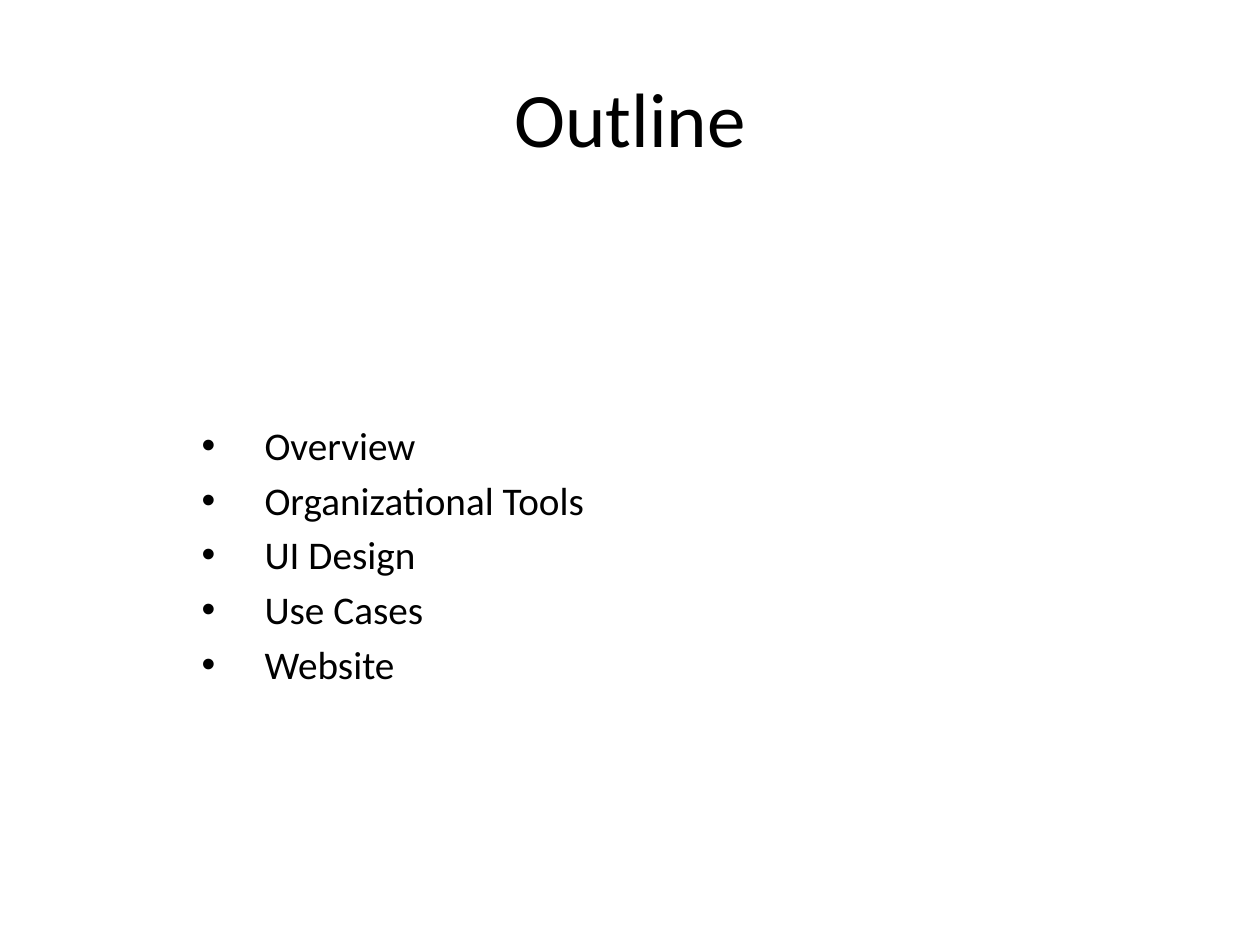
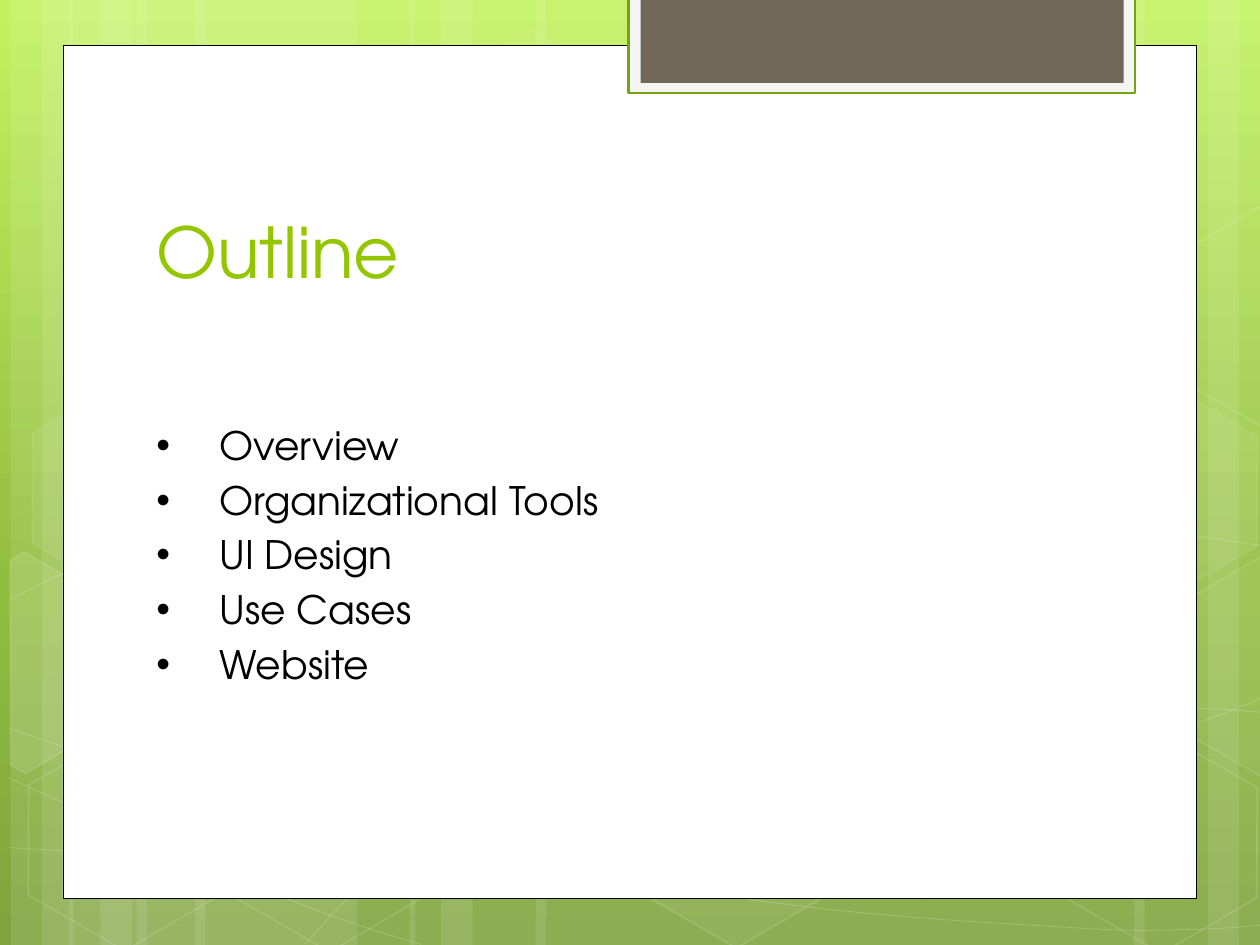
Before and after one commit to Ninjinkai/Couch-Level-Project, a slide deck: slide 2 of Final_Presentation.pptx. Drawn at 1260x945 pixels with LibreOffice and Linux fonts; fonts in the diff are those of the drawing. Boxes give left, top, right and bottom in pixels: in the first picture for what was removed or moved away, otherwise in the second. Text is boxed around its words. In the diff, an @@ line names an element or a change of style, - is before the commit and + after.

```diff
--- a/Final_Presentation.pptx
+++ b/Final_Presentation.pptx
@@ background #FFFFFF to gradient #C3F35F to #93BF3F to #81A53E @@
@@ rectangle added at bbox=[629, 0, 1135, 93], fill #F5F5F5, outline #74A510 1.25 pt @@
@@ rectangle added at bbox=[640, 0, 1123, 83], fill #71685A @@
@@ rectangle added at bbox=[63, 45, 1197, 897], fill #FFFFFF, outline #000000 0.5 pt @@
@@ title "Outline": place and size @@
-title "Outline" at bbox=[514, 93, 745, 148]
+title "Outline" at bbox=[156, 225, 399, 279]
@@ title "Outline" at bbox=[156, 225, 399, 279]: size 44 to 40 pt, font Calibri to TeX Gyre Adventor, text colour #000000 to #94C600; alignment centre to left; vertical alignment middle to bottom @@
@@ group added at bbox=[0, 0, 1260, 945]: 12 rectangles, 8 freeform shapes, 8 hexagons @@
@@ text "Overview": place and size @@
-text "Overview" at bbox=[265, 433, 584, 680]
+text "Overview" at bbox=[219, 430, 598, 680]
@@ text "Overview" at bbox=[219, 430, 598, 680]: font Calibri to TeX Gyre Adventor @@
```
Also in this commit, not shown: 4 other slides changed, 3 slides added, 1 other file.
